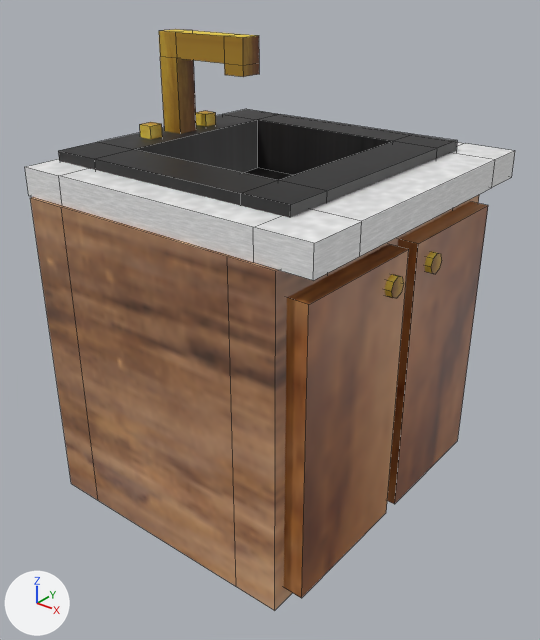
A saved change to the FBX model Assets/Scenes/Models/Furniture/Dollhouse Furniture Kit/Kitchen/KitchenSink.fbx.
One viewpoint serves both versions: a camera (50 mm lens) standing at (-2.677, -2.7, 1.315) and looking at (-3.754, -1.353, 0.48). Every picture has the same lights, and +X, +Y and +Z are marked at lower left. Mesh edges are drawn as thin lines.
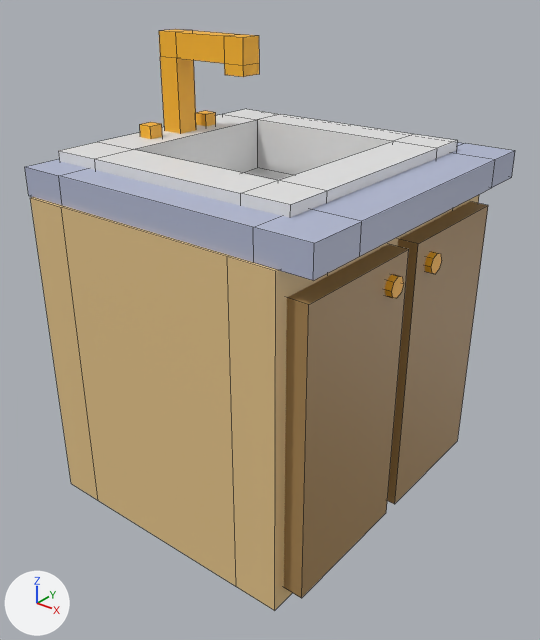
Where the newer file only moved an object's origin or applied its transform, the numbers keep the older frame.

The change, as a list of edits to the scene's bpy script:
```text
Change mat_counter:
    remove mat_counter.texture = img_white_png
    add mat_counter.base_color = (0.449, 0.488, 0.652)  # light grey #b3b9d3
Change mat_lightwood:
    remove mat_lightwood.texture = img_lightwood_png
    add mat_lightwood.base_color = (0.8, 0.566, 0.258)  # beige #e7c68b
Change mat_gold:
    remove mat_gold.texture = img_gold_png
    mat_gold.roughness: 0.594 -> 0.5
    add mat_gold.base_color = (1.0, 0.478, 0.0202)  # orange #ffb827
Change mat_darkwood:
    remove mat_darkwood.texture = img_mediumwood_png
    add mat_darkwood.base_color = (0.388, 0.234, 0.0857)  # brown #a78553
Add mat_sink:
    mat_sink = principled_material('Sink')
    mat_sink.base_color = (0.8, 0.8, 0.8)  # white #e7e7e7
Change me_plane_003:
    where me_plane_003.from_pydata(...)  # 40 vertices, 38 faces; spans x -4.156..-3.475, y -1.643..-0.962, z 0.68..0.908
    remove me_plane_003.materials.append(mat_material_001)  # picture img_darkmetal_png
    add me_plane_003.materials.append(mat_sink)  # white #e7e7e7
```

Where the change shows, as pixel boxes (x1, y1, x2, y2) in the pictures (540 x 640 px):
'Cube.002', surface changed
    both: (30, 195, 479, 611)
'Cube.004', surface changed
    both: (284, 244, 409, 598)
'Cube.003', surface changed (white to grey)
    both: (25, 142, 515, 280)
'Plane', recoloured (grey to white)
    both: (58, 109, 457, 218)
'Cube.010', surface changed
    both: (387, 202, 488, 504)
'Cube.011', surface changed (brown to orange)
    both: (159, 29, 259, 134)
'Cylinder.001', surface changed (brown to orange)
    both: (385, 274, 404, 298)
'Cube.013', surface changed (yellow to orange)
    both: (140, 122, 162, 139)
'Cylinder.002', surface changed (brown to orange)
    both: (424, 252, 442, 274)
'Cube.012', surface changed (yellow to orange)
    both: (196, 111, 216, 126)
